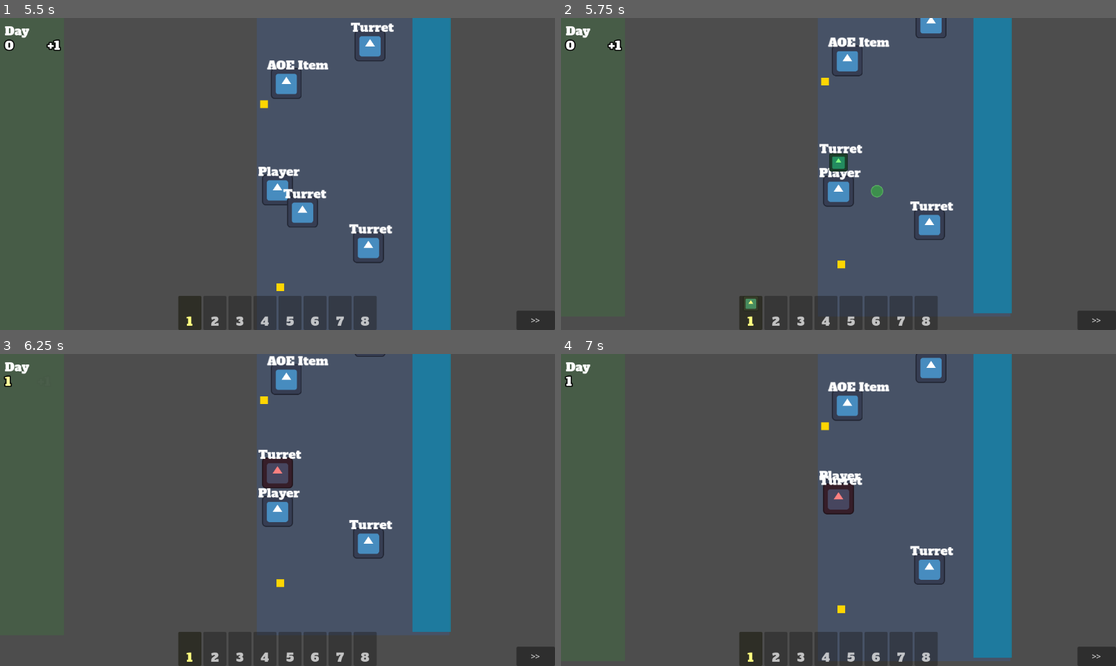
Above: before the commit, frames 1-4 (two rows, left to right).
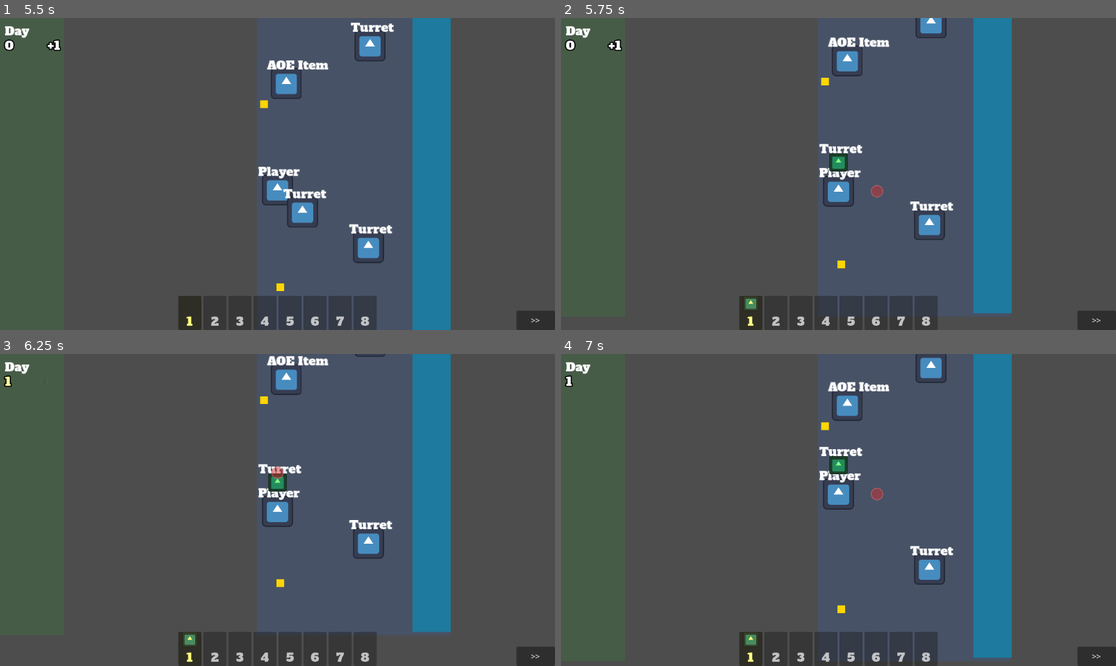
Above: after the commit, the same moments.

Repository: poga/dark-sea
Game: Godot game, scene res://scenes/game/main.tscn
Same seed, same stepped clock (60 frames per second), same inputs: the game is played once before the commit and once after it. The project has no main scene, so this scene is started directly. The engine's default icon, where the game draws it, is replaced by a stand-in: a white triangle on a blue panel in a dark square.
Inputs (mouse positions are in pixels of both pictures, inside the frame that each line leads up to):
- Up to frame 1 (5.5 s): tap Enter at 0.5 s; move the mouse to (399, 158) at 0.52 s; press the mouse at (399, 158) at 0.53 s; hold D (move_right) 0.53-1.25 s; release the mouse at (399, 158) at 1.25 s; drag from (166, 189) to (33, 174) at 1.27 s; move the mouse to (333, 105) at 2.02 s; hold D (move_right) 2.03-2.75 s; hold Shift 2.03-2.75 s; click (333, 105) at 2.3 s; drag from (249, 236) to (294, 174) at 2.77 s; move the mouse to (444, 220) at 3.52 s; press the mouse at (444, 220) at 3.53 s; hold A (move_left) 3.53-4.25 s; tap Ctrl at 3.6 s; release the mouse at (444, 220) at 4.25 s; drag from (111, 127) to (333, 174) at 4.27 s; move the mouse to (305, 174) at 5.02 s; press the mouse at (305, 174) at 5.03 s; hold S (move_down) from 5.03 s (still down)
- Up to frame 2 (5.75 s): keep holding S (move_down)
- Up to frame 3 (6.25 s): release S (move_down) at 5.75 s; release the mouse at (305, 510) at 5.75 s; drag from (194, 432) to (277, 500) at 5.77 s
- Up to frame 4 (7 s): move the mouse to (960, 494) at 6.52 s; press the mouse at (960, 494) at 6.53 s; hold W (move_up) from 6.53 s (still down); tap Alt at 6.6 s

Frame 1 is identical in both runs. In frame 2, less than 0.1% of the frame differs, in the area x 55-59%, y 53-58%; in frame 3, 0.8%; in frame 4, 1.1%, in the area x 33-59%, y 29-94%.

Commit message:
feat: add can_use() override to turret_item with zone/overlap validation
Turret placement now validates that the target position is inside a TOWER
zone and not overlapping an existing active turret, using a physics shape
query. Includes a cached CircleShape2D to avoid per-frame allocation.

Co-Authored-By: Claude Opus 4.6 <noreply@anthropic.com>

Diff:
--- a/core/tests/test_turret_item.gd
+++ b/core/tests/test_turret_item.gd
@@ -76,3 +76,9 @@
 	assert_eq(item._monsters_in_range.size(), 0)
 	var detection: Area2D = item.get_node("ActiveState/DetectionArea")
 	assert_false(detection.monitoring)
+
+func test_can_use_returns_bool():
+	# Full validation requires physics integration (real zones in scene).
+	# Unit test verifies the method exists and returns a bool without crashing.
+	var result: bool = item.can_use({"target_position": Vector2.ZERO, "player": null})
+	assert_typeof(result, TYPE_BOOL)
--- a/scenes/item/turret_item.gd
+++ b/scenes/item/turret_item.gd
@@ -1,4 +1,6 @@
 extends "res://scenes/item/base_item.gd"
+
+const ZoneScript = preload("res://scenes/zones/zone.gd")
 
 @export var attack_range: float = 150.0
 @export var attack_rate: float = 1.0
@@ -7,9 +9,12 @@
 
 var _monsters_in_range: Array[Area2D] = []
 var _projectile_scene: PackedScene = preload("res://scenes/projectile/projectile.tscn")
+var _drop_check_shape: CircleShape2D
 
 func _ready():
 	super._ready()
+	_drop_check_shape = CircleShape2D.new()
+	_drop_check_shape.radius = 20.0
 	$ActiveState/DetectionArea.area_entered.connect(_on_detection_area_entered)
 	$ActiveState/DetectionArea.area_exited.connect(_on_detection_area_exited)
 	$ActiveState/ShootTimer.timeout.connect(_on_shoot_timer_timeout)
@@ -17,6 +22,26 @@
 
 func has_preview() -> bool:
 	return true
+
+func can_use(context: Dictionary) -> bool:
+	var target_pos: Vector2 = context.target_position
+	if not is_inside_tree():
+		return false
+	var space_state: PhysicsDirectSpaceState2D = get_world_2d().direct_space_state
+	var query := PhysicsShapeQueryParameters2D.new()
+	query.shape = _drop_check_shape
+	query.transform = Transform2D(0, target_pos)
+	query.collide_with_areas = true
+	query.collide_with_bodies = false
+	var results: Array[Dictionary] = space_state.intersect_shape(query)
+	var in_tower_zone: bool = false
+	for result in results:
+		var collider = result["collider"]
+		if "zone_type" in collider and collider.zone_type == ZoneScript.ZoneType.TOWER:
+			in_tower_zone = true
+		if collider is Area2D and collider.has_method("pick_up") and collider.current_state == State.ACTIVE:
+			return false
+	return in_tower_zone
 
 func use(_context: Dictionary) -> int:
 	return UseResult.PLACE
